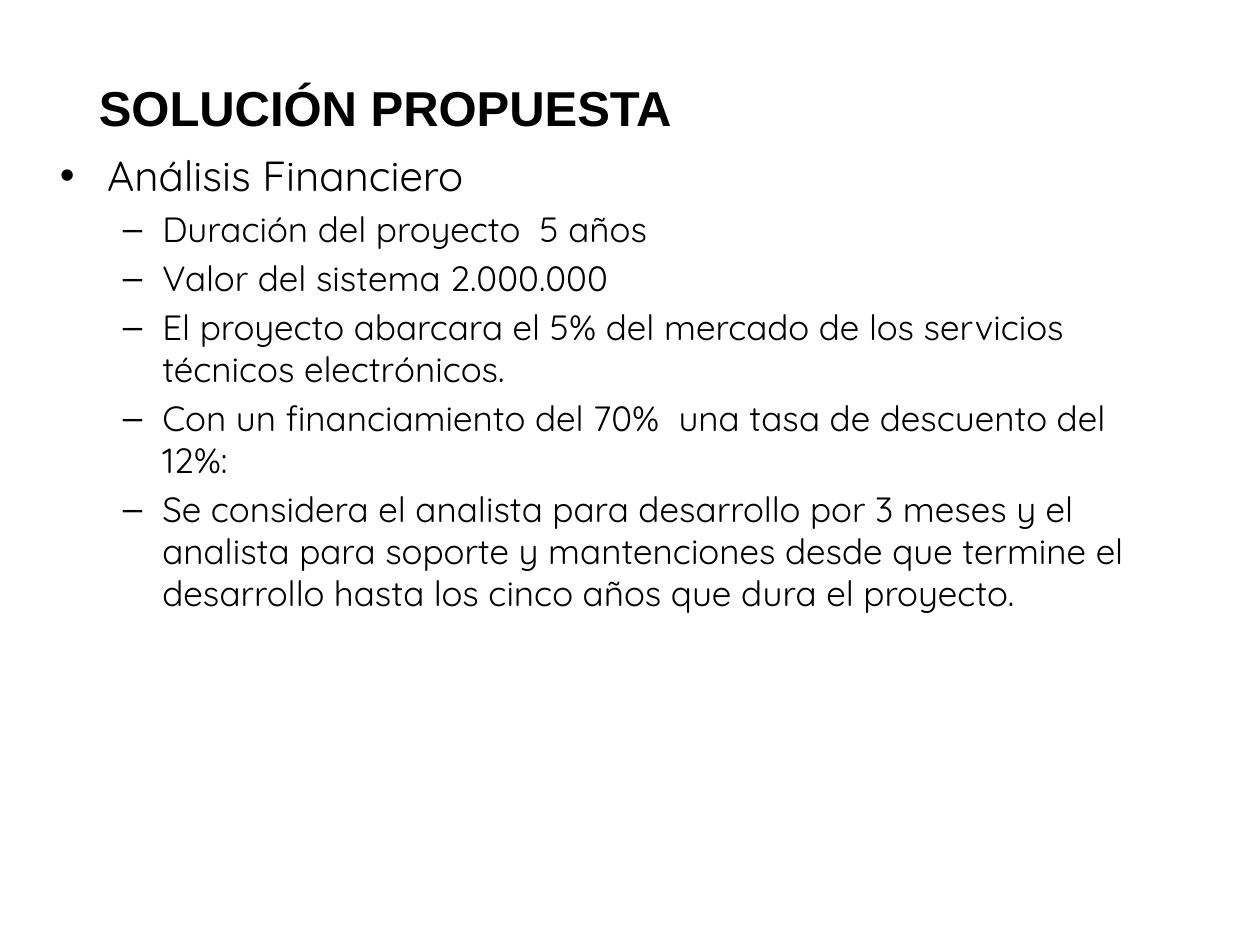
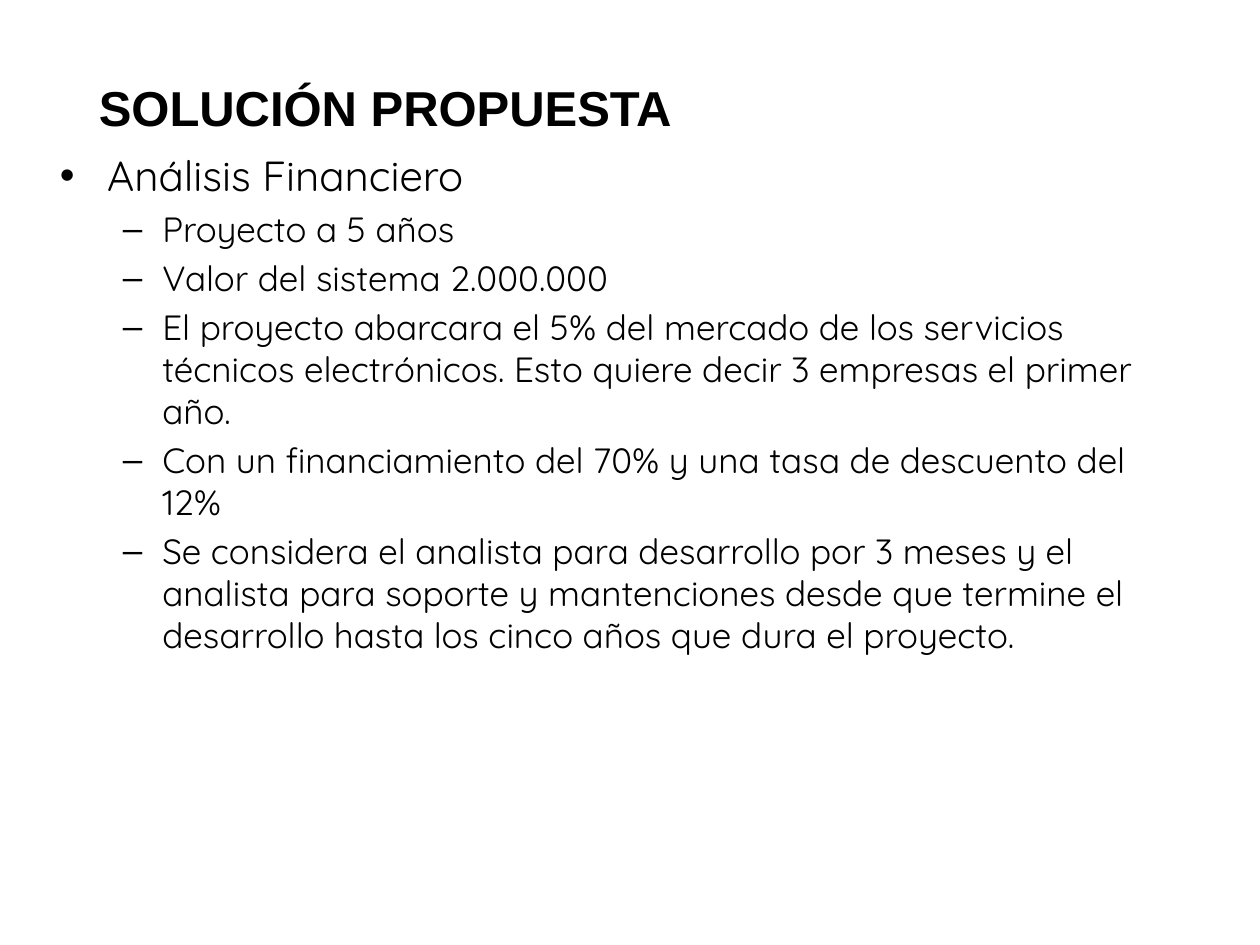
Before and after one commit to saburto/sigset, a slide deck: slide 16 of sigset/documentos/Documentos finales/Presentacion.pptx. Drawn at 1260x945 pixels with LibreOffice and Linux fonts; fonts in the diff are those of the drawing; background and template pictures are left out. Boxes give left, top, right and bottom in pixels: in the first picture for what was removed or moved away, otherwise in the second. Text is boxed around its words. In the diff, an @@ line names an element or a change of style, - is before the commit and + after.

```diff
--- a/sigset/documentos/Documentos finales/Presentacion.pptx
+++ b/sigset/documentos/Documentos finales/Presentacion.pptx
@@ text at bbox=[162, 217, 455, 249]: text changed @@
-  – Duración del proyecto 5 años
+  – Proyecto a 5 años
@@ text at bbox=[162, 314, 1132, 516]: text changed @@
-  – El proyecto abarcara el 5% del mercado de los servicios técnicos electrónicos.
-  – Con un financiamiento del 70% una tasa de descuento del 12%:
+  – El proyecto abarcara el 5% del mercado de los servicios técnicos electrónicos. Esto quiere decir 3 empresas el primer año.
+  – Con un financiamiento del 70% y una tasa de descuento del 12%
```
Also in this commit, not shown: 1 other slide changed, 1 other file.
